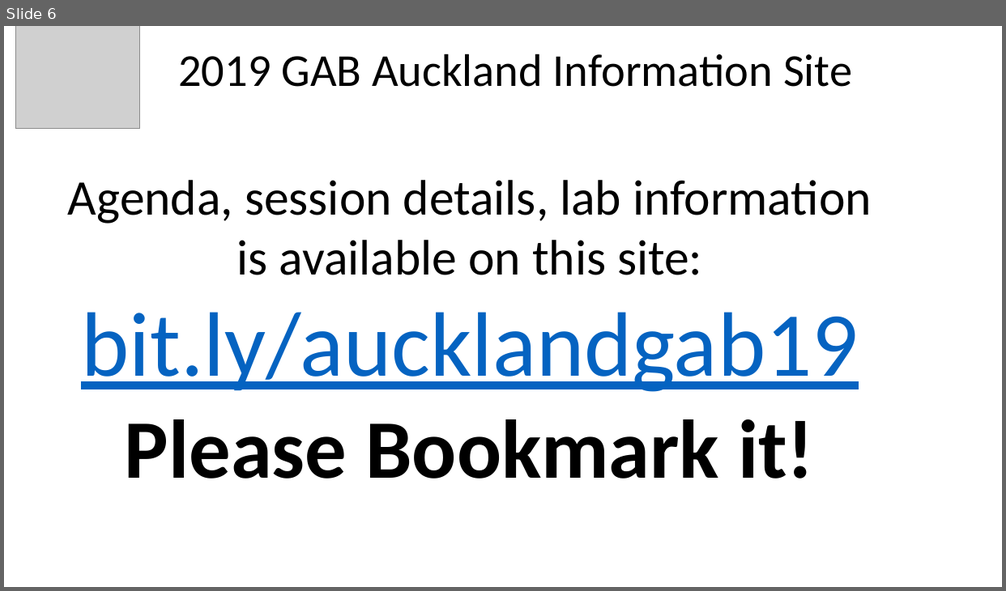
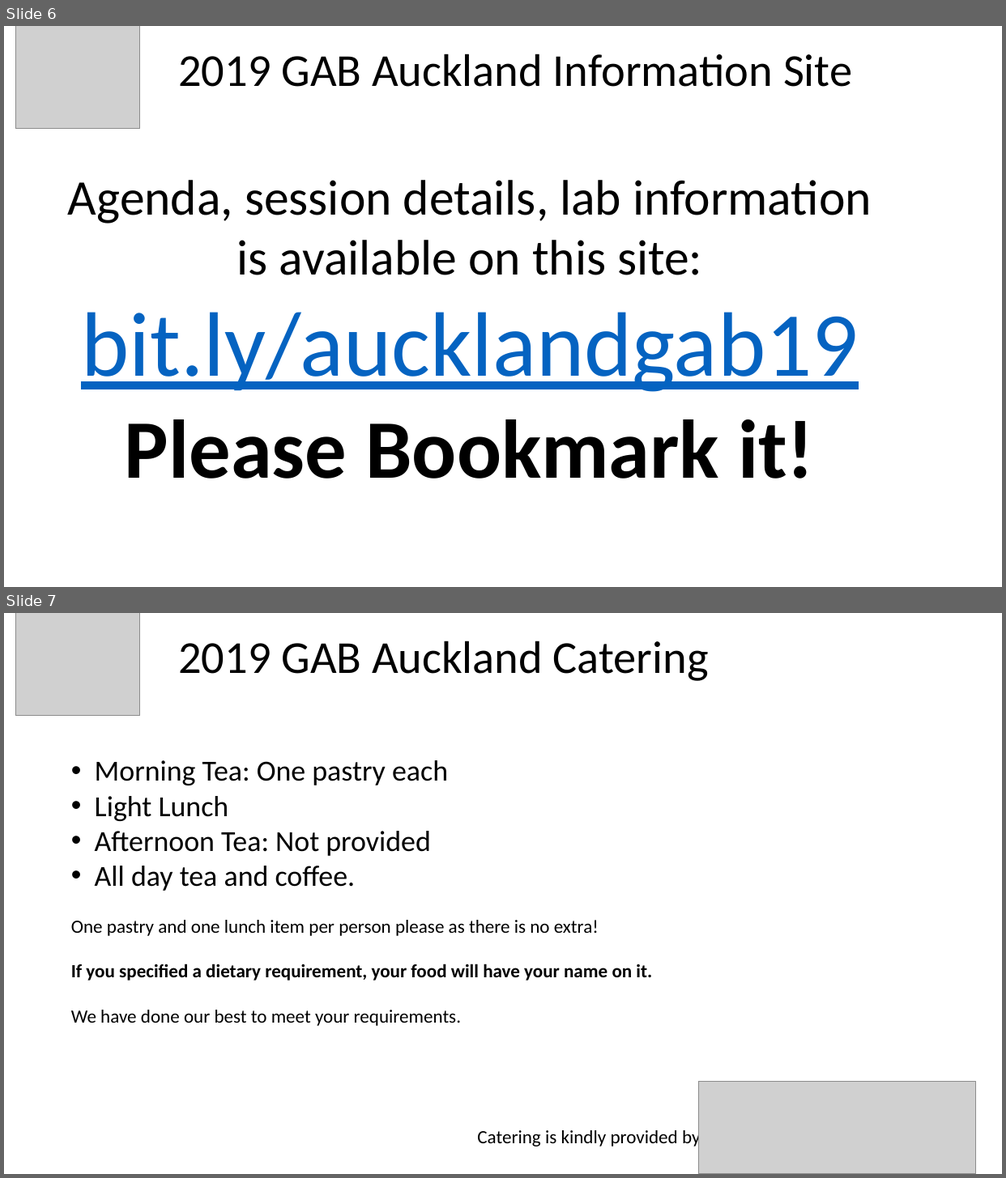
Before and after one commit to AotearoaAzureMeetup/global-azure-bootcamp-2019, a slide deck: ppt/GlobalAzure2019-SampleStarterSlides.pptx. Shown one above the other, each under a label of ours: slide 6 before the commit, slides 6 and 7 after it. The pictures are 1006x591 and 1006x1178 pixels, drawn with LibreOffice and Linux fonts; fonts in the diff are those of the drawing; grey boxes stand for pictures. Boxes give left, top, right and bottom in pixels: in the first picture for what was removed or moved away, otherwise in the second. Text is boxed around its words. In the diff, an @@ line names an element or a change of style, - is before the commit and + after.

Commit message:
Added Catering slides

```diff
--- a/ppt/GlobalAzure2019-SampleStarterSlides.pptx
+++ b/ppt/GlobalAzure2019-SampleStarterSlides.pptx
@@ slide 7 added at <box>4,613,1002,1174</box>, background #FFFFFF @@
@@ picture added at <box>16,613,140,716</box> @@
@@ text added at <box>178,641,709,681</box>, 44 pt, text #000000 @@
+2019 GAB Auckland Catering
@@ text added at <box>71,760,652,1026</box>, 18 pt, text #000000 @@
+• Morning Tea: One pastry each
+• Light Lunch
+• Afternoon Tea: Not provided
+• All day tea and coffee.
+One pastry and one lunch item per person please as there is no extra!
+If you specified a dietary requirement, your food will have your name on it.
+We have done our best to meet your requirements.
@@ picture added at <box>698,1082,976,1174</box> @@
@@ text added at <box>477,1127,700,1148</box>, 18 pt, text #000000 @@
+Catering is kindly provided by
```
